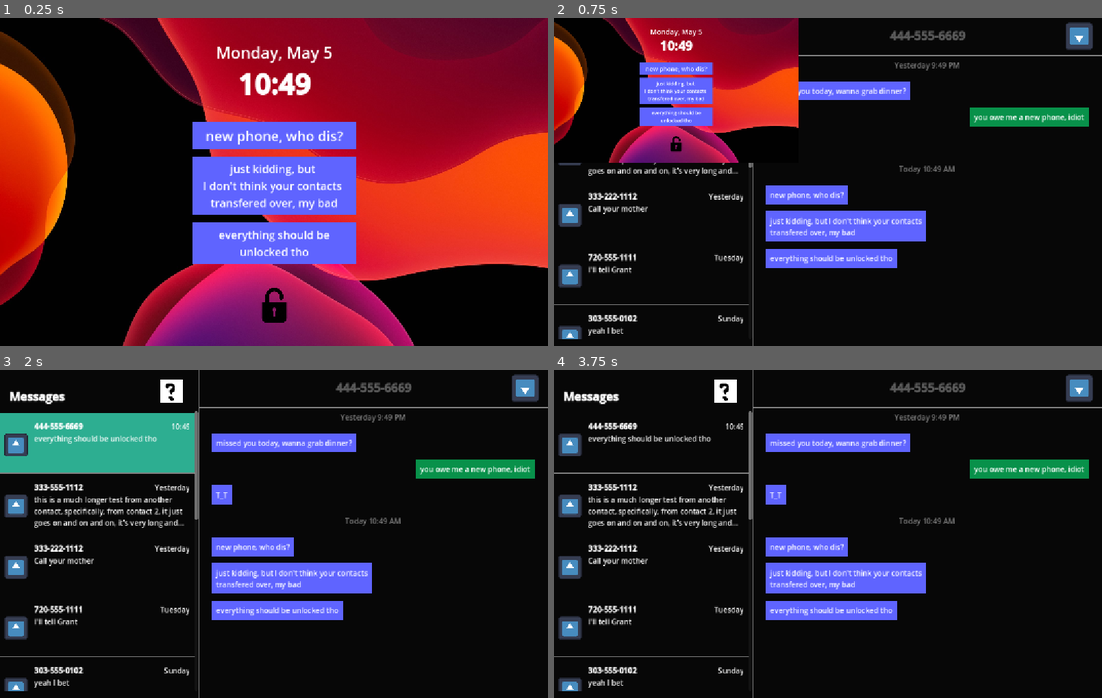
Above: before the commit, frames 1-4 (two rows, left to right).
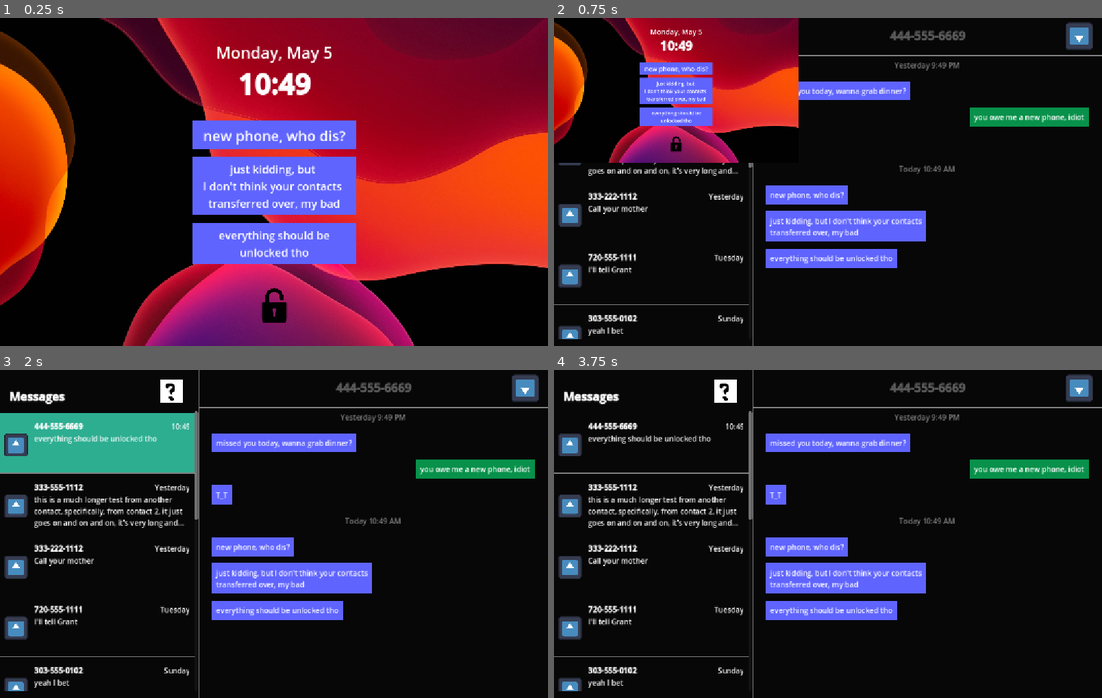
Above: after the commit, the same moments.

Repository: cyschneck/new-phone-who-dis
Game: Godot game, scene res://scenes/_main/start_menu.tscn
The game is run twice, just before and just after one commit, with the same random seed, the same clock (stepped at 60 frames per second) and the same inputs. The engine's default icon, where the game draws it, is replaced by a stand-in: a white triangle on a blue panel in a dark square.
Inputs (mouse positions are in pixels of both pictures, inside the frame that each line leads up to):
- Up to frame 1 (0.25 s): no input
- Up to frame 2 (0.75 s): click (828, 306) at 0.5 s
- Up to frame 3 (2 s): click (98, 442) at 1.27 s
- Up to frame 4 (3.75 s): click (1080, 389) at 2 s; click (723, 389) at 2.75 s; click "Got it" at 3.5 s

The runs differ from the first frame. In frame 1, 1.5% of the frame differs, in the area x 35-65%, y 31-93%; in frame 2, 0.4%; in frame 3, 0.1%; in frame 4, 0.1%.

Commit message:
fix spelling

Diff:
--- a/new-phone-who-dis/data/contact_list.json
+++ b/new-phone-who-dis/data/contact_list.json
@@ -44,7 +44,7 @@
 		"icon": "icon_path",
 		"description": "This is a description, DN, job",
 		"number": "303-444-4444",
-		"ringtone": "Smooth Jazz",
+		"ringtone": "Alarm",
 		"recent_calls": {
 			"5/5/2025 10:49 AM": "Outgoing Call 33 seconds",
 			"5/3/2025 10:49 AM": "Missed Call",
@@ -57,11 +57,9 @@
 		"icon": "icon_path",
 		"description": "This is a description, StandardTime",
 		"number": "202-762-1401",
-		"ringtone": "Smooth Jazz",
-		"recent_calls": {
-			"5/5/2025 10:49 AM": "Outgoing Call 33 seconds",
-			"5/3/2025 10:49 AM": "Missed Call",
-			"10/14/2024 9:05 AM": "Incoming Call 4 minutes"
+		"ringtone": "Default",
+		"recent_calls": {
+			"4/5/2025 10:49 AM": "Outgoing Call 33 seconds",
 		}
 	},
 	"contact 6": {
@@ -70,11 +68,9 @@
 		"icon": "icon_path",
 		"description": "This is a description, poison",
 		"number": "800-222-1222",
-		"ringtone": "Smooth Jazz",
-		"recent_calls": {
-			"5/5/2025 10:49 AM": "Outgoing Call 33 seconds",
-			"5/3/2025 10:49 AM": "Missed Call",
-			"10/14/2024 9:05 AM": "Incoming Call 4 minutes"
+		"ringtone": "Default",
+		"recent_calls": {
+			"5/3/2025 10:49 AM": "Outgoing Call 3 minutes",
 		}
 	},
 	"contact 7": {
@@ -161,7 +157,7 @@
 		"icon": "icon_path",
 		"description": "This is a description, CF",
 		"number": "666-666-4444",
-		"ringtone": "Smooth Jazz",
+		"ringtone": "Default",
 		"recent_calls": {
 			"5/5/2025 10:49 AM": "Outgoing Call 33 seconds",
 			"5/3/2025 10:49 AM": "Missed Call",
@@ -200,7 +196,7 @@
 		"icon": "icon_path",
 		"description": "This is a description, GD, stepdad",
 		"number": "333-222-1112",
-		"ringtone": "Smooth Jazz",
+		"ringtone": "Sci-fi Chime",
 		"recent_calls": {
 			"5/5/2025 10:49 AM": "Outgoing Call 33 seconds",
 			"5/3/2025 10:49 AM": "Missed Call",
@@ -213,7 +209,7 @@
 		"icon": "icon_path",
 		"description": "This is description, mom",
 		"number": "333-555-1112",
-		"ringtone": "Smooth Jazz",
+		"ringtone": "Classic Ringtone",
 		"recent_calls": {
 			"5/5/2025 10:49 AM": "Outgoing Call 33 seconds",
 			"5/3/2025 10:49 AM": "Missed Call",
@@ -226,7 +222,7 @@
 		"icon": "icon_path",
 		"description": "Dad",
 		"number": "720-555-0220",
-		"ringtone": "Smooth Jazz",
+		"ringtone": "Default",
 		"recent_calls": {
 			"5/5/2025 10:49 AM": "Outgoing Call 33 seconds",
 			"5/3/2025 10:49 AM": "Missed Call",
@@ -241,9 +237,8 @@
 		"number": "999-555-9999",
 		"ringtone": "Smooth Jazz",
 		"recent_calls": {
-			"5/5/2025 10:49 AM": "Outgoing Call 33 seconds",
-			"5/3/2025 10:49 AM": "Missed Call",
-			"10/14/2024 9:05 AM": "Incoming Call 4 minutes"
+			"3/15/2025 10:49 AM": "Outgoing Call 4 hours",
+			"3/14/2025 9:05 AM": "Incoming Call 3 hours"
 		}
 	},
 	"contact 20": {
--- a/new-phone-who-dis/data/messages.json
+++ b/new-phone-who-dis/data/messages.json
@@ -9,7 +9,7 @@
 		},
 		"5/5/2025 Monday 10:49 AM": {
 		  "sender1": "new phone, who dis?",
-		  "sender2": "just kidding, but I don't think your contacts transfered over, my bad",
+		  "sender2": "just kidding, but I don't think your contacts transferred over, my bad",
 		  "sender3": "everything should be unlocked tho"
 		}
 	}
--- a/new-phone-who-dis/scenes/_main/messages.tscn
+++ b/new-phone-who-dis/scenes/_main/messages.tscn
@@ -36,6 +36,8 @@
 anchors_preset = 15
 anchor_right = 1.0
 anchor_bottom = 1.0
+offset_right = -1200.0
+offset_bottom = -720.0
 grow_horizontal = 2
 grow_vertical = 2
 mouse_filter = 1
@@ -52,6 +54,8 @@
 anchors_preset = 15
 anchor_right = 1.0
 anchor_bottom = 1.0
+offset_right = 1200.0
+offset_bottom = 720.0
 grow_horizontal = 2
 grow_vertical = 2
 mouse_filter = 1
@@ -160,6 +164,7 @@
 vertical_alignment = 1
 
 [node name="Button" type="Button" parent="BackgroundColor/MessageFieldRight/Header/Header"]
+show_behind_parent = true
 layout_mode = 1
 anchors_preset = 15
 anchor_right = 1.0
--- a/new-phone-who-dis/scenes/_main/start_menu.tscn
+++ b/new-phone-who-dis/scenes/_main/start_menu.tscn
@@ -72,7 +72,7 @@
 
 [node name="Title" type="Label" parent="BackgroundImage/MarginContainer/Menu/Texts"]
 layout_mode = 2
-theme_override_font_sizes/font_size = 30
+theme_override_font_sizes/font_size = 31
 text = "new phone, who dis?"
 horizontal_alignment = 1
 vertical_alignment = 1
@@ -100,7 +100,7 @@
 theme_override_font_sizes/font_size = 24
 text = "just kidding, but
 I don't think your contacts
-transfered over, my bad"
+transferred over, my bad"
 horizontal_alignment = 1
 vertical_alignment = 1
 
